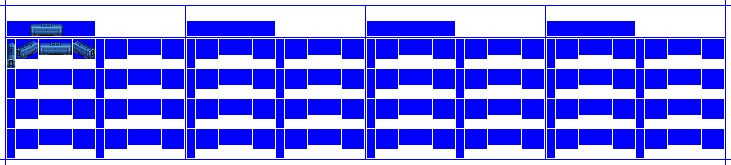
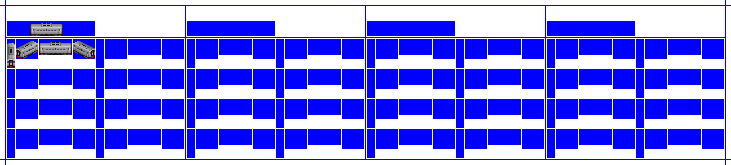
The second (731, 165) image is a revision of the first. Changes to its layers:
showed "CC1 copy #1" over 7, 23, 95, 68